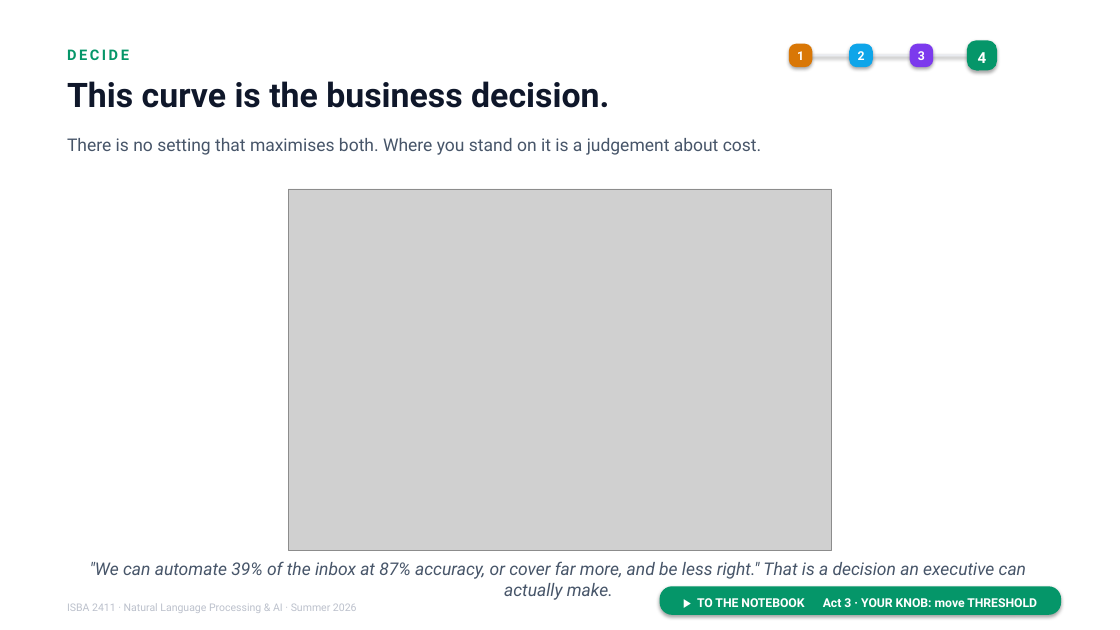
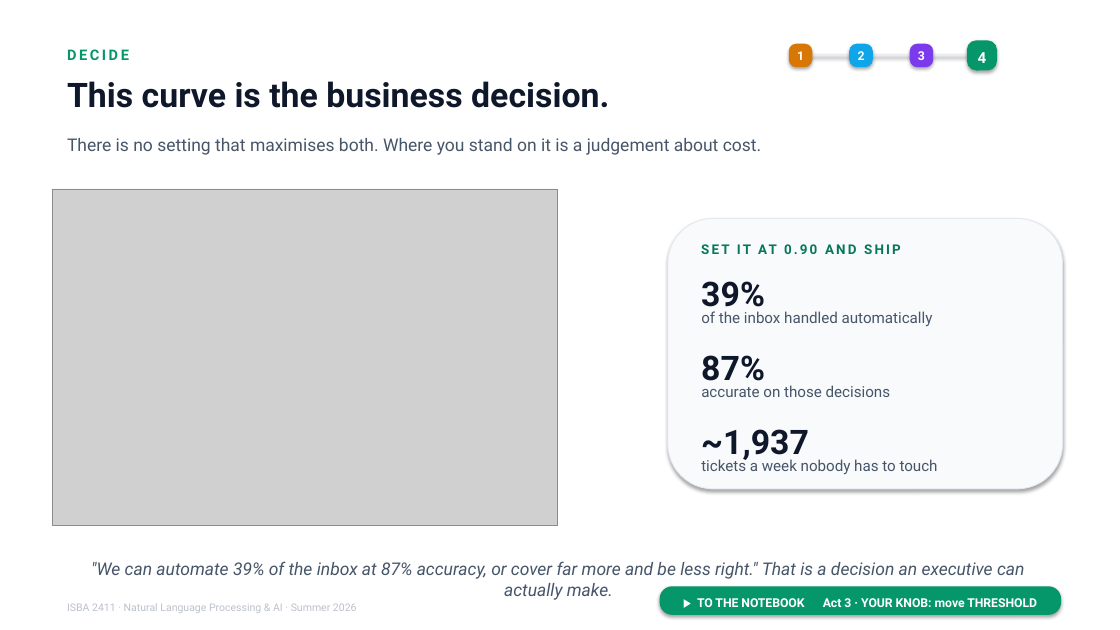
Before and after one commit to JulesMalin/isba2411-nlp, a slide deck: slide 22 of Week 7/L13_Support_Copilot.pptx (slide 19 before the commit). Drawn at 1120x630 pixels with LibreOffice and Linux fonts; fonts in the diff are those of the drawing; grey boxes stand for pictures. Boxes give left, top, right and bottom in pixels: in the first picture for what was removed or moved away, otherwise in the second. Text is boxed around its words. In the diff, an @@ line names an element or a change of style, - is before the commit and + after.

```diff
--- a/Week 7/L13_Support_Copilot.pptx
+++ b/Week 7/L13_Support_Copilot.pptx
@@ picture: place and size @@
-picture at (288,189,832,550)
+picture at (52,189,558,525)
@@ rounded rectangle added at (668,218,1063,489), fill #F8FAFC, outline #E2E8F0 0.75 pt @@
@@ text added at (758,244,792,254), 11.5 pt, text #047857, bold @@
+SET IT AT 0.90 AND SHIP
@@ text added at (701,281,765,315), 29 pt, text #0F172A, bold @@
+39%
@@ text added at (701,311,933,326), 13 pt, text #475569 @@
+of the inbox handled automatically
@@ text added at (701,355,765,389), 29 pt, text #0F172A, bold @@
+87%
@@ text added at (701,385,890,397), 13 pt, text #475569 @@
+accurate on those decisions
@@ text added at (701,429,809,463), 29 pt, text #0F172A, bold @@
+~1,937
@@ text added at (701,457,938,474), 13 pt, text #475569 @@
+tickets a week nobody has to touch
@@ text at (91,561,1024,600): text changed @@
-"We can automate 39% of the inbox at 87% accuracy, or cover far more, and be less right." That is a decision an executive can actually make.
+"We can automate 39% of the inbox at 87% accuracy, or cover far more and be less right." That is a decision an executive can actually make.
```
Also in this commit, not shown: 3 slides added, 1 slide removed.
